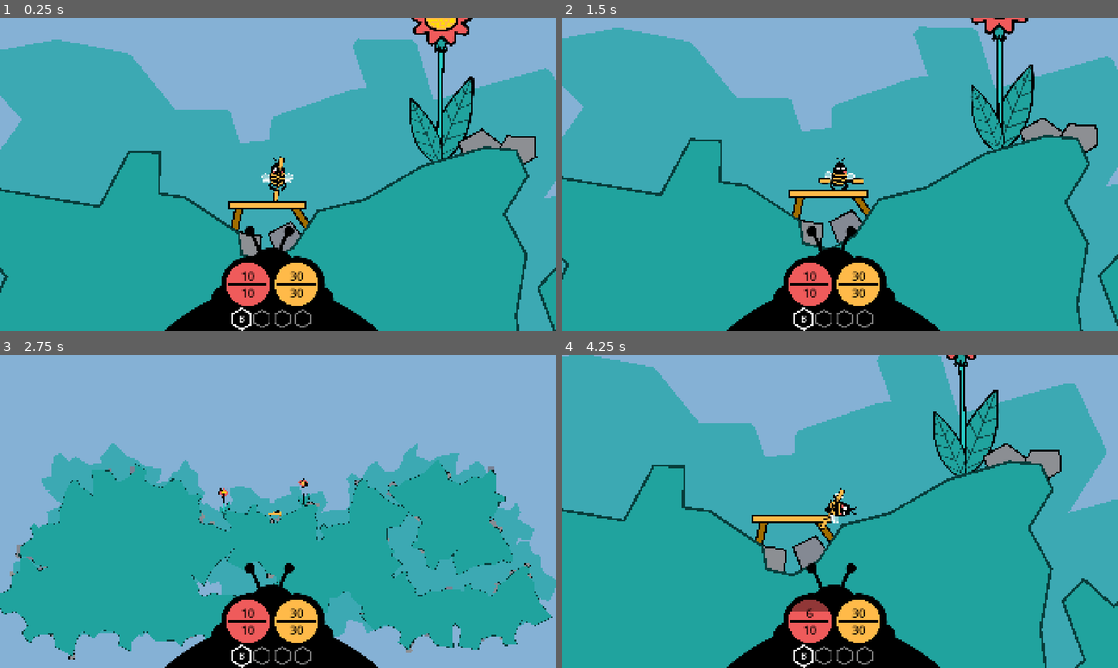
Above: before the commit, frames 1-4 (two rows, left to right).
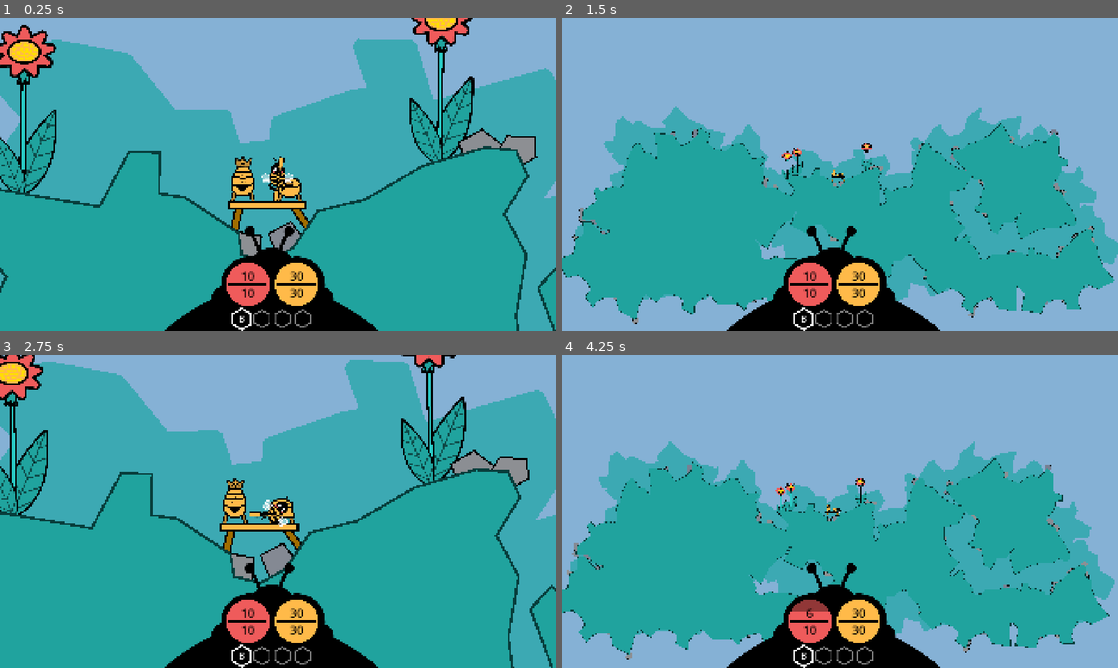
Above: after the commit, the same moments.

Repository: anttihaavikko/slumgum-waggle-dance
Game: Godot game, scene res://Scenes/main.tscn
The game is run twice, just before and just after one commit, with the same random seed, the same clock (stepped at 60 frames per second) and the same inputs.
Inputs (mouse positions are in pixels of both pictures, inside the frame that each line leads up to):
- Up to frame 1 (0.25 s): no input
- Up to frame 2 (1.5 s): click (806, 171) at 0.52 s; tap Enter at 1.25 s; move the mouse to (962, 158) at 1.27 s; hold D (right) from 1.28 s (still down); hold Z from 1.28 s (still down); right-click (962, 158) at 1.35 s
- Up to frame 3 (2.75 s): move the mouse to (166, 527) at 2.02 s; release D (right) at 2.03 s; release Z at 2.03 s; hold S (brake) from 2.03 s (still down); tap Z at 2.1 s; right-click (166, 527) at 2.3 s
- Up to frame 4 (4.25 s): move the mouse to (895, 442) at 2.77 s; release S (brake) at 2.78 s; hold D (right) 2.78-3.53 s; hold Z 2.78-3.53 s; right-click (895, 442) at 2.85 s; move the mouse to (812, 574) at 3.52 s; hold W (accelerate) from 3.53 s (still down); click (812, 574) at 3.6 s; right-click (812, 574) at 3.8 s

The runs differ from the first frame. In frame 1, 3.8% of the frame differs, in the area x 0-55%, y 2-59%; in frame 2, 48%; in frame 3, 49%, in the area x 0-100%, y 0-100%; in frame 4, 48%.

Commit message:
Add stations

Diff:
--- /dev/null
+++ b/Scenes/Pieces/box.tscn
@@ -0,0 +1,18 @@
+[gd_scene format=3 uid="uid://bxbgr700fj2tv"]
+
+[ext_resource type="PackedScene" uid="uid://dfsx4ecwoq8gc" path="res://Scenes/Pieces/core.tscn" id="1_bpnfs"]
+[ext_resource type="Texture2D" uid="uid://dcveo0co8ai0m" path="res://Sprites/box.png" id="2_dwxtq"]
+
+[node name="Box" unique_id=299398414 instance=ExtResource("1_bpnfs")]
+identifier = 1
+title = "Box"
+
+[node name="Sprite2D" parent="." index="0" unique_id=641265153]
+position = Vector2(0, -138)
+texture = ExtResource("2_dwxtq")
+
+[node name="Button" parent="." index="1" unique_id=501500570]
+offset_top = -306.0
+
+[node name="Center" parent="." index="2" unique_id=1552365683]
+position = Vector2(-2, -194)
--- /dev/null
+++ b/Scenes/Pieces/core.tscn
@@ -0,0 +1,35 @@
+[gd_scene format=3 uid="uid://dfsx4ecwoq8gc"]
+
+[ext_resource type="Script" uid="uid://b6vkutm2x2800" path="res://Scripts/station.gd" id="1_kgk3l"]
+[ext_resource type="Texture2D" uid="uid://mxcvq0svo6pu" path="res://Sprites/core.png" id="2_7aa1q"]
+[ext_resource type="Script" uid="uid://cahkyqjkmgnwc" path="res://_Starter/Scripts/visible_node.gd" id="3_ps2im"]
+
+[sub_resource type="StyleBoxEmpty" id="StyleBoxEmpty_ps2im"]
+
+[sub_resource type="StyleBoxEmpty" id="StyleBoxEmpty_eg0lu"]
+
+[node name="Core" type="Node2D" unique_id=299398414 node_paths=PackedStringArray("button", "center")]
+script = ExtResource("1_kgk3l")
+title = "Core"
+button = NodePath("Button")
+center = NodePath("Center")
+
+[node name="Sprite2D" type="Sprite2D" parent="." unique_id=641265153]
+self_modulate = Color(1, 0.7294118, 0.28627452, 1)
+position = Vector2(0, -252)
+texture = ExtResource("2_7aa1q")
+
+[node name="Button" type="Button" parent="." unique_id=501500570]
+offset_left = -171.0
+offset_top = -555.0
+offset_right = 170.0
+offset_bottom = 27.0
+theme_override_styles/hover = SubResource("StyleBoxEmpty_ps2im")
+theme_override_styles/focus = SubResource("StyleBoxEmpty_eg0lu")
+flat = true
+
+[node name="Center" type="Node2D" parent="." unique_id=1552365683]
+position = Vector2(3, -340)
+script = ExtResource("3_ps2im")
+show_label = false
+metadata/_custom_type_script = "uid://cahkyqjkmgnwc"
--- a/Scenes/support.tscn
+++ b/Scenes/Pieces/support.tscn
@@ -1,6 +1,6 @@
 [gd_scene format=3 uid="uid://dq36w8r4o0c4s"]
 
-[ext_resource type="PackedScene" uid="uid://d1kmkyvijt4sh" path="res://Scenes/platform.tscn" id="1_fveve"]
+[ext_resource type="PackedScene" uid="uid://d1kmkyvijt4sh" path="res://Scenes/Pieces/platform.tscn" id="1_fveve"]
 
 [node name="Support" unique_id=208223166 instance=ExtResource("1_fveve")]
 z_index = -1
--- a/Scenes/main.tscn
+++ b/Scenes/main.tscn
@@ -16,15 +16,17 @@
 [ext_resource type="Texture2D" uid="uid://mhlcnjododb8" path="res://Sprites/wing.png" id="7_ynf5e"]
 [ext_resource type="Texture2D" uid="uid://bvmu61ruffpjm" path="res://Sprites/feeler.png" id="9_6iyac"]
 [ext_resource type="PackedScene" uid="uid://dagf4wr0s64rf" path="res://Scenes/rock.tscn" id="9_o1aky"]
-[ext_resource type="PackedScene" uid="uid://d1kmkyvijt4sh" path="res://Scenes/platform.tscn" id="9_ynf5e"]
-[ext_resource type="PackedScene" uid="uid://dq36w8r4o0c4s" path="res://Scenes/support.tscn" id="10_hptm8"]
+[ext_resource type="PackedScene" uid="uid://d1kmkyvijt4sh" path="res://Scenes/Pieces/platform.tscn" id="9_ynf5e"]
+[ext_resource type="PackedScene" uid="uid://dq36w8r4o0c4s" path="res://Scenes/Pieces/support.tscn" id="10_hptm8"]
 [ext_resource type="Texture2D" uid="uid://chigtoisavcty" path="res://Sprites/held-hammer.png" id="10_k12tt"]
 [ext_resource type="Texture2D" uid="uid://bhmy8epeom4i4" path="res://Sprites/hands.png" id="11_b3802"]
 [ext_resource type="Script" uid="uid://c1y4mjr0cxq7s" path="res://Scripts/island.gd" id="11_d1ilt"]
 [ext_resource type="Script" uid="uid://uxu8p38o38ip" path="res://_Starter/Scripts/mover.gd" id="11_h1bgf"]
+[ext_resource type="PackedScene" uid="uid://dfsx4ecwoq8gc" path="res://Scenes/Pieces/core.tscn" id="12_aa8k8"]
 [ext_resource type="Texture2D" uid="uid://dg0h4qyt6tjay" path="res://Sprites/item.png" id="12_gt3je"]
 [ext_resource type="Texture2D" uid="uid://sotoeyspthkx" path="res://Sprites/hud-frame.png" id="13_fdnlq"]
 [ext_resource type="Script" uid="uid://bdxalhd66bjh3" path="res://Scripts/hammer.gd" id="13_fevyy"]
+[ext_resource type="PackedScene" uid="uid://bxbgr700fj2tv" path="res://Scenes/Pieces/box.tscn" id="13_kqrg6"]
 [ext_resource type="Script" uid="uid://dce3tbn077db6" path="res://_Starter/Scripts/look_at_mouse.gd" id="14_cbgmd"]
 [ext_resource type="Texture2D" uid="uid://cucel30a085ml" path="res://Sprites/held_scythe.png" id="14_pdsj5"]
 [ext_resource type="PackedScene" uid="uid://0ngmpejmn2sp" path="res://Scenes/globe.tscn" id="14_wsu2k"]
@@ -42,6 +44,7 @@
 [ext_resource type="Texture2D" uid="uid://dqgjqqqc2mqrf" path="res://Sprites/icon-trigger.png" id="35_hdf80"]
 [ext_resource type="Texture2D" uid="uid://bowys0fo5me6x" path="res://Sprites/thumbs.png" id="35_k2e45"]
 [ext_resource type="Theme" uid="uid://dcgt6p5ro22q2" path="res://_Starter/Themes/theme.tres" id="36_hdf80"]
+[ext_resource type="Script" uid="uid://ci6ov1thpcay3" path="res://Scripts/station_menu.gd" id="38_kqrg6"]
 
 [sub_resource type="Resource" id="Resource_1w6v2"]
 script = ExtResource("3_cbgmd")
@@ -178,11 +181,12 @@
 
 [node name="Main" type="Node2D" unique_id=324059262]
 
-[node name="Main" type="Node" parent="." unique_id=486877403 node_paths=PackedStringArray("harvester", "inventory", "item_db")]
+[node name="Main" type="Node" parent="." unique_id=486877403 node_paths=PackedStringArray("harvester", "inventory", "item_db", "stations")]
 script = ExtResource("1_hpc6h")
 harvester = NodePath("../Harvester")
 inventory = NodePath("../HUD/Frame/Bar")
 item_db = NodePath("../ItemManager")
+stations = [NodePath("../HUD/Core"), NodePath("../HUD/Box")]
 
 [node name="DevRestart" type="Node" parent="." unique_id=791140893]
 script = ExtResource("4_jjvhh")
@@ -190,7 +194,7 @@
 
 [node name="ItemManager" type="Node" parent="." unique_id=1772976029]
 script = ExtResource("2_3pmx8")
-items = Array[ExtResource("3_cbgmd")]([SubResource("Resource_1w6v2"), SubResource("Resource_u50mg")])
+items = Array[ExtResource("3_cbgmd")]([SubResource("Resource_1w6v2"), SubResource("Resource_u50mg"), null])
 pickup_prefab = ExtResource("6_536cc")
 metadata/_custom_type_script = "uid://cbkdo86lifxj7"
 
@@ -229,6 +233,12 @@
 rotation = 1.7915099
 scale = Vector2(0.99999994, 0.99999994)
 script = null
+
+[node name="Station" parent="Platforms" unique_id=299398414 instance=ExtResource("12_aa8k8")]
+position = Vector2(-453, 239)
+
+[node name="Box" parent="Platforms" unique_id=891814443 instance=ExtResource("13_kqrg6")]
+position = Vector2(84, 242)
 
 [node name="Bee" type="Node2D" parent="." unique_id=2060944565 node_paths=PackedStringArray("body", "lander", "wings", "inventory", "tools", "hands", "health", "energy", "item", "cam", "builder")]
 z_index = 5
@@ -493,7 +503,7 @@
 
 [node name="RayCast2D" type="RayCast2D" parent="." unique_id=2024921188]
 position = Vector2(1402, -716)
-target_position = Vector2(0, 5000)
+target_position = Vector2(0, 10000)
 
 [node name="Island" type="StaticBody2D" parent="." unique_id=1755791000 node_paths=PackedStringArray("shapes", "collider", "poly", "line", "bg", "ray")]
 z_index = 10
@@ -549,6 +559,7 @@
 offset_bottom = 7.0
 grow_horizontal = 2
 grow_vertical = 0
+mouse_filter = 2
 texture = ExtResource("13_fdnlq")
 expand_mode = 3
 stretch_mode = 5
@@ -597,6 +608,22 @@
 slot_prefab = ExtResource("20_hibaj")
 manager = NodePath("../../../ItemManager")
 
+[node name="Core" type="ColorRect" parent="HUD" unique_id=876813654]
+offset_left = 173.0
+offset_top = 169.0
+offset_right = 579.0
+offset_bottom = 840.0
+color = Color(0, 0, 0, 1)
+script = ExtResource("38_kqrg6")
+
+[node name="Box" type="ColorRect" parent="HUD" unique_id=52359827]
+offset_left = 1184.0
+offset_top = 169.0
+offset_right = 1590.0
+offset_bottom = 840.0
+color = Color(0, 0, 0, 1)
+script = ExtResource("38_kqrg6")
+
 [node name="Harvester" type="Node2D" parent="." unique_id=584084666 node_paths=PackedStringArray("marker", "marker_end", "icon", "bad", "good", "arrow")]
 z_index = 50
 position = Vector2(697, -451)
--- a/Scripts/bee.gd
+++ b/Scripts/bee.gd
@@ -72,6 +72,15 @@
 	energy_left = clampf(energy_left + dir, 0, energy_max)
 	energy.hp = roundi(energy_left)
 
+func _unhandled_key_input(event: InputEvent) -> void:
+	if not OS.is_debug_build(): return
+
+	if event is InputEventKey:
+		if event.pressed and event.keycode == KEY_Z:
+			zoomed = not zoomed
+			var z = 0.05 if zoomed else 0.3
+			cam.zoom = Vector2.ONE * z
+
 func _process(delta) -> void:
 	if not health.is_alive(): return
 
@@ -93,11 +102,6 @@
 		if Input.is_action_just_pressed("slot_%d" % [i + 1]) and i < inventory.slots.size():
 			inventory.focus(i)
 
-	if Input.is_key_pressed(KEY_Z) and OS.is_debug_build():
-		zoomed = not zoomed
-		var z = 0.05 if zoomed else 0.3
-		cam.zoom = Vector2.ONE * z
-
 	if builder.held: return
 
 	if Input.is_action_just_pressed("wheel_up"):
--- a/Scripts/flower.gd
+++ b/Scripts/flower.gd
@@ -7,7 +7,9 @@
 	area.body_exited.connect(exited)
 
 func entered(_body: Node2D):
-	Main.singleton.harvester.begin(area.global_position)
+	Main.singleton.harvester.begin(self, area.global_position)
 
 func exited(_body: Node2D):
-	Main.singleton.harvester.hide()
+	var h := Main.singleton.harvester
+	if h.flower == self:
+		h.hide()
--- a/Scripts/harvester.gd
+++ b/Scripts/harvester.gd
@@ -13,13 +13,15 @@
 var pos := 0.0
 var moving := true
 var done := false
+var flower: Flower
 
 func _ready() -> void:
 	hide()
 	start = marker.position.x
 	end = marker_end.position.x
 
-func begin(p: Vector2):
+func begin(f: Flower, p: Vector2):
+	flower = f
 	reset()
 	global_position = p
 	show()
--- a/Scripts/island.gd
+++ b/Scripts/island.gd
@@ -44,6 +44,7 @@
 	await get_tree().process_frame
 
 	spawn_flower(-3500)
+	spawn_flower(-2800)
 	spawn_flower(2000)
 
 	var spots := range(poly.polygon.size())
@@ -56,7 +57,7 @@
 		add_child(rock)
 
 func spawn_flower(pos: float):
-	ray.global_position = Vector2(global_position.x + pos, -2500)
+	ray.global_position = Vector2(global_position.x + pos, -5000)
 	ray.force_raycast_update()
 	if ray.is_colliding():
 		var flower = flower_prefab.instantiate() as Flower
--- a/Scripts/main.gd
+++ b/Scripts/main.gd
@@ -4,6 +4,7 @@
 @export var harvester: Harvester
 @export var inventory: Inventory
 @export var item_db: ItemManager
+@export var stations: Array[StationMenu]
 
 var bee: Bee
 
@@ -20,3 +21,6 @@
 func _init() -> void:
 	if singleton == null:
 		singleton = self
+
+static func pop(message: String):
+	Effects.singleton.pop(message, singleton.bee.body.global_position)
--- /dev/null
+++ b/Scripts/station.gd
@@ -0,0 +1,27 @@
+class_name Station extends Node2D
+
+enum Id {
+	Core,
+	Box
+}
+
+@export var identifier: Id
+@export var title: String
+@export var button: Button
+@export var center: Node2D
+
+var menu: StationMenu
+
+func _ready() -> void:
+	menu = Main.singleton.stations[identifier]
+	button.pressed.connect(open)
+	button.mouse_entered.connect(announce)
+
+func announce():
+	Effects.singleton.pop(title, center.global_position)
+
+func open():
+	if menu.visible:
+		menu.hide()
+		return
+	menu.show()
--- /dev/null
+++ b/Scripts/station_menu.gd
@@ -0,0 +1,10 @@
+class_name StationMenu extends Control
+
+@export var inputs: Inventory
+@export var outputs: Inventory
+
+func _ready() -> void:
+	hide()
+
+func reset():
+	pass
--- a/project.godot
+++ b/project.godot
@@ -149,6 +149,11 @@
 , Object(InputEventJoypadButton,"resource_local_to_scene":false,"resource_name":"","device":-1,"button_index":1,"pressure":0.0,"pressed":true,"script":null)
 ]
 }
+zoom={
+"deadzone": 0.2,
+"events": [Object(InputEventKey,"resource_local_to_scene":false,"resource_name":"","device":-1,"window_id":0,"alt_pressed":false,"shift_pressed":false,"ctrl_pressed":false,"meta_pressed":false,"pressed":false,"keycode":0,"physical_keycode":90,"key_label":0,"unicode":122,"location":0,"echo":false,"script":null)
+]
+}
 
 [layer_names]
 
Renamed: Scenes/platform.tscn -> Scenes/Pieces/platform.tscn
Not shown, added: Scripts/station.gd.uid
Not shown, added: Scripts/station_menu.gd.uid
Binary file added: Sprites/box.png
Not shown, added: Sprites/box.png.import
Binary file added: Sprites/core.png
Not shown, added: Sprites/core.png.import
Not shown, changed: Misc/art.afdesign~lock~
